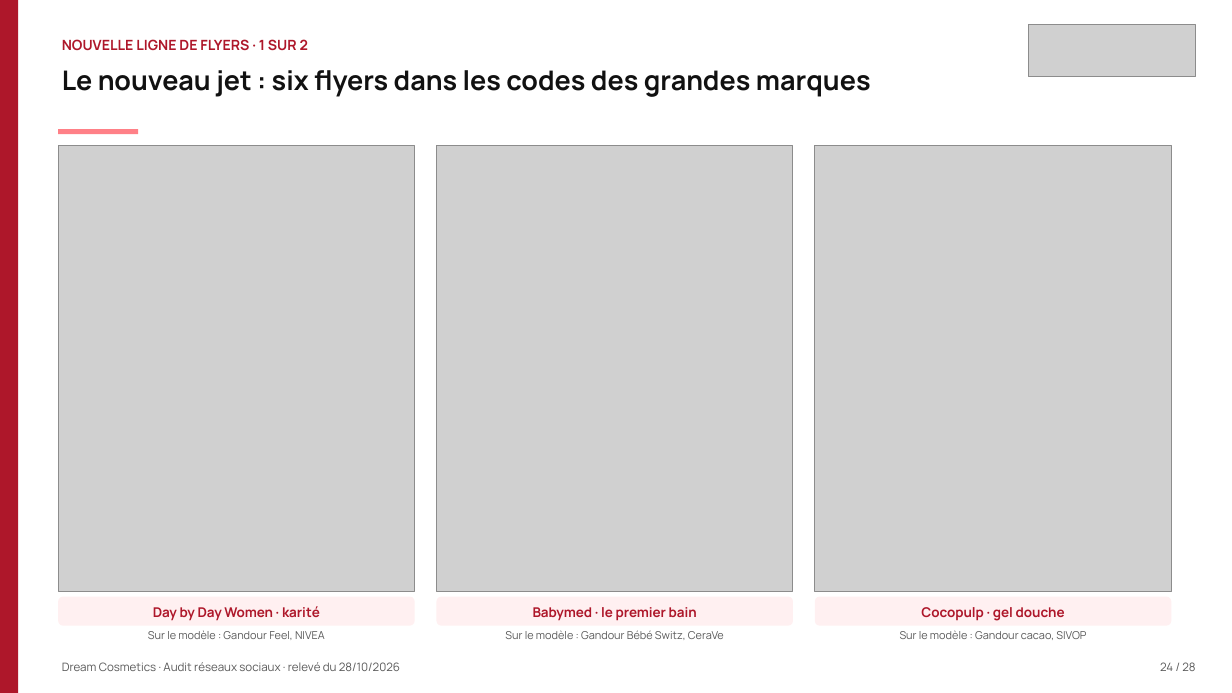
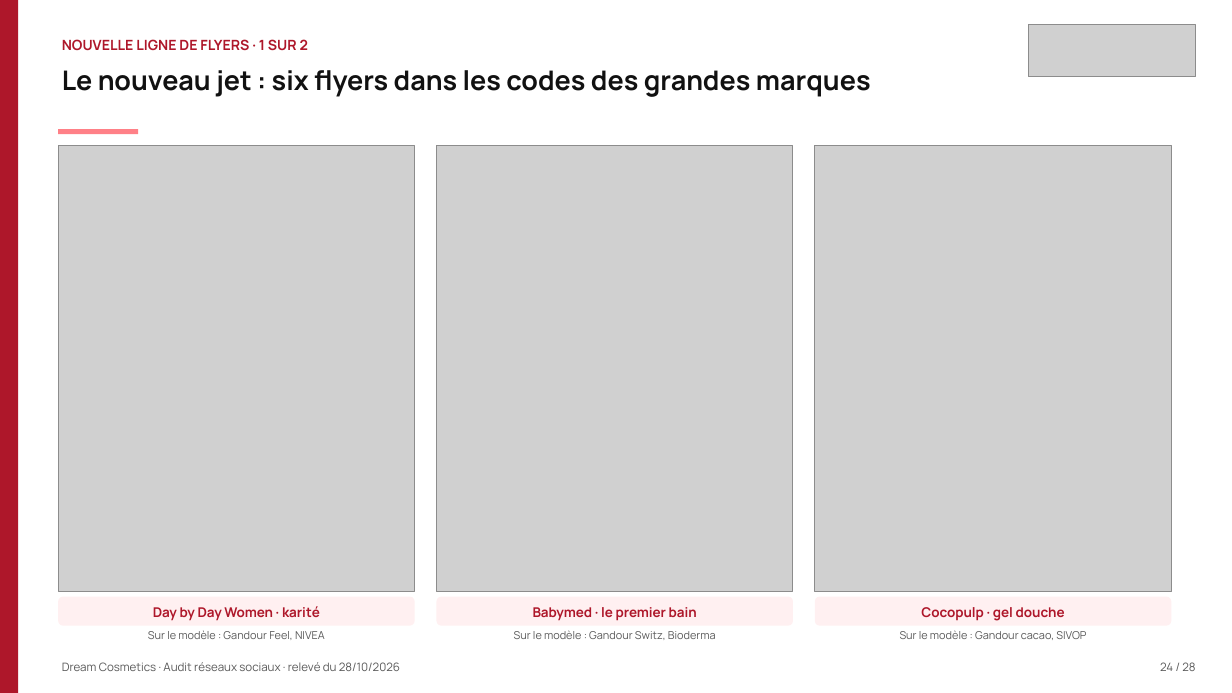
Before and after one commit to leslita06/fatima-unifood-fictif, a slide deck: slide 24 of tmp-tj/261029_dream-cosmetics_audit-reseaux-sociaux_v3.pptx. Drawn at 1232x693 pixels with LibreOffice and Linux fonts; fonts in the diff are those of the drawing; grey boxes stand for pictures. Boxes give left, top, right and bottom in pixels: in the first picture for what was removed or moved away, otherwise in the second. Text is boxed around its words. In the diff, an @@ line names an element or a change of style, - is before the commit and + after.

```diff
--- a/tmp-tj/261029_dream-cosmetics_audit-reseaux-sociaux_v3.pptx
+++ b/tmp-tj/261029_dream-cosmetics_audit-reseaux-sociaux_v3.pptx
@@ text at (514, 630, 716, 640): text changed @@
-Sur le modèle : Gandour Bébé Switz, CeraVe
+Sur le modèle : Gandour Switz, Bioderma
```
Also in this commit, not shown: 2 other slides changed.
